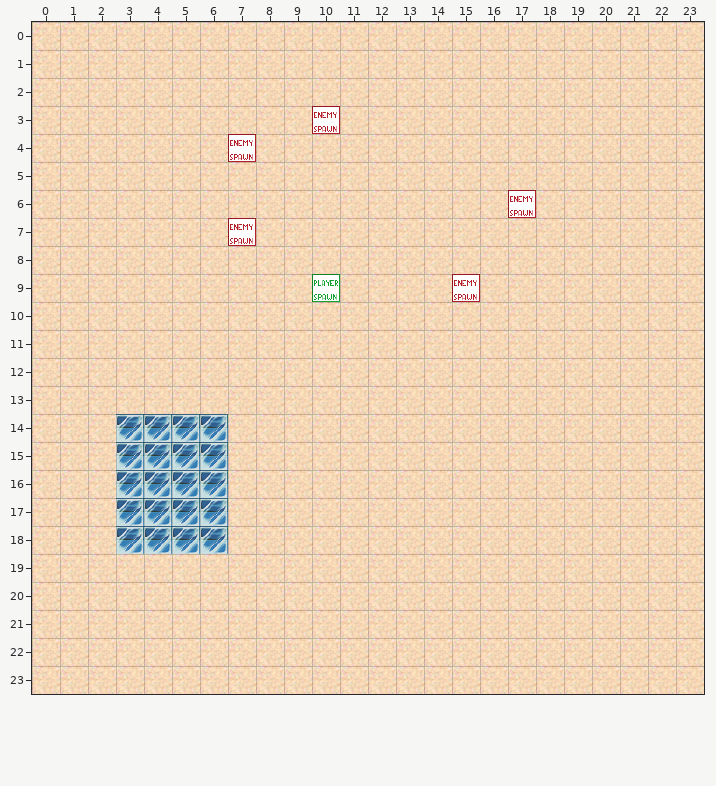
An edit to a level. Tiled map, TFG_GAME/assets/world/maps/devmap_2.tmx. The picture above was drawn from the file before the commit.
Cells are 32x32 px. Shown: x 0..23, y 0..23.
New version:
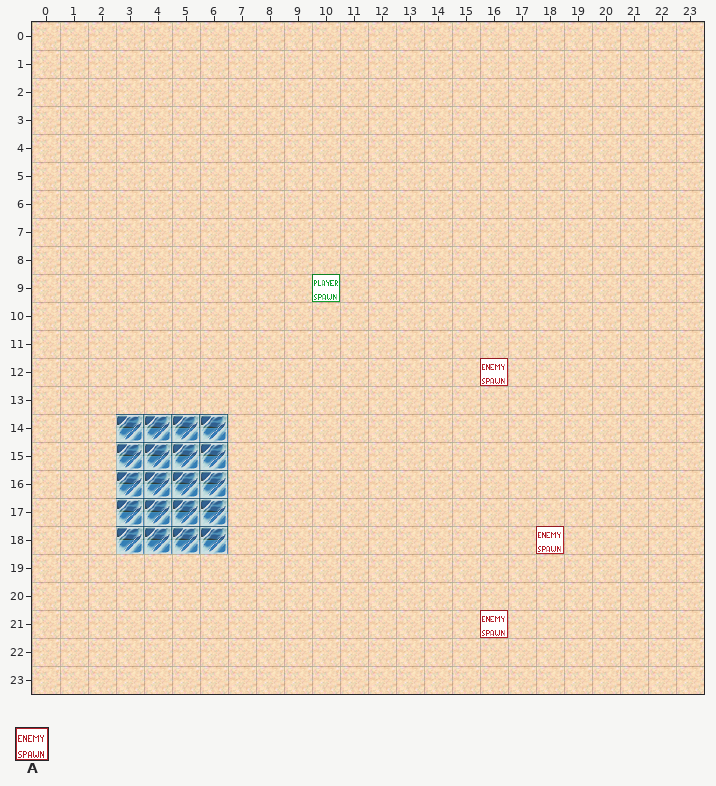
Key: from "spawn_tiles": A 1.
Objects are placed by their top-left corner, in cells (3,4 is the top-left corner of cell 3,4); size is 1x1 cell unless given.
From old to new:
{"where": "layer \"Object Layer 1\""}
{"was": "A at 10,3", "now": "A at 16,12"}
{"was": "A at 15,9", "now": "A at 18,18"}
{"was": "A at 17,6", "now": "A at 16,21"}
{"was": "A at 7,4"}
{"was": "A at 7,7"}
{"label":"old place","picture_box":[312,106,340,134]}
{"label":"removed","picture_box":[228,134,256,162]}
{"label":"old place","picture_box":[508,190,536,218]}
{"label":"removed","picture_box":[228,218,256,246]}
{"label":"old place","picture_box":[452,274,480,302]}
{"label":"new place","picture_box":[480,358,508,386]}
{"label":"new place","picture_box":[536,526,564,554]}
{"label":"new place","picture_box":[480,610,508,638]}
